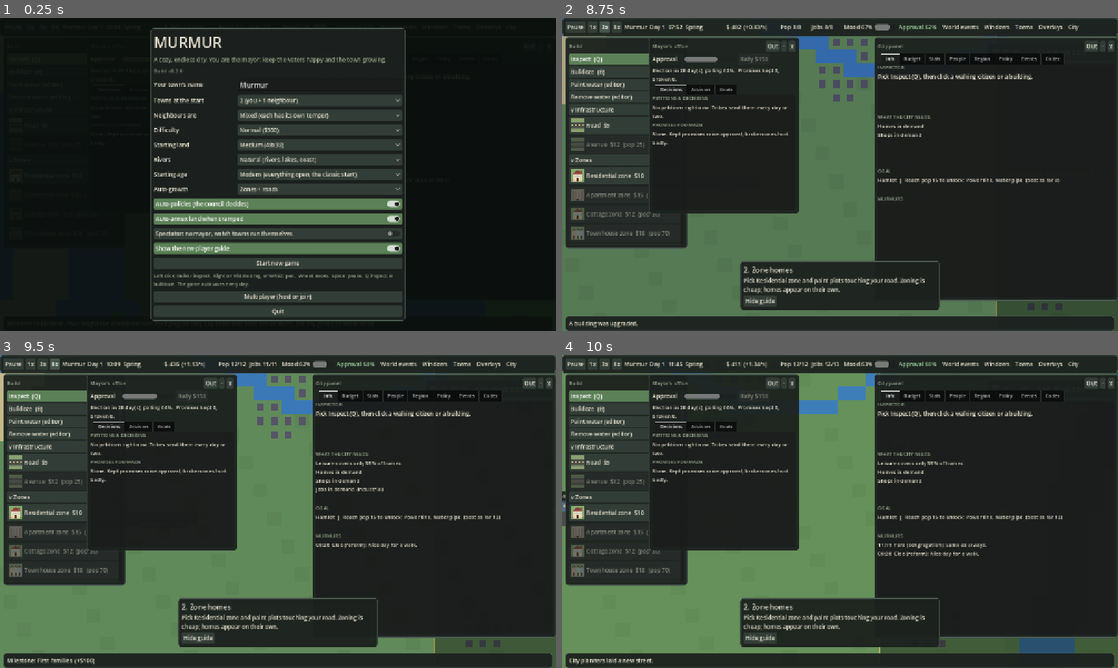
Above: before the commit, frames 1-4 (two rows, left to right).
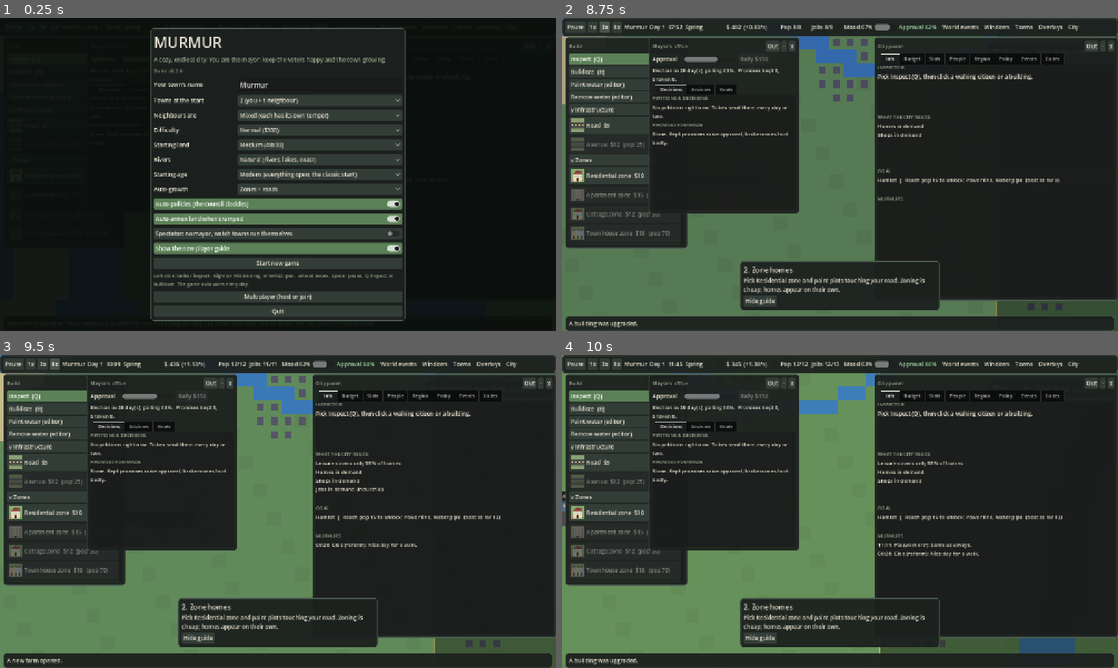
Above: after the commit, the same moments.

Repository: krugerhomeassistant/murmur
Game: Godot game, scene res://scenes/main.tscn
Two runs of this game, one before a commit and one after it. Both use one fixed random seed, a clock stepped at 60 frames per second and the inputs below.
Inputs (mouse positions are in pixels of both pictures, inside the frame that each line leads up to):
- Up to frame 1 (0.25 s): no input
- Up to frame 2 (8.75 s): click "Normal ($300)" at 0.5 s; click "Normal ($300)" at 1.25 s; click "Modern (everything open, the …" at 2 s; click "Modern (everything open, the …" at 2.75 s; click "Show the new-player guide" at 3.5 s; click "Show the new-player guide" at 4.25 s; click "Start new game" at 5 s; tap A at 5.75, 6.5 s; move the mouse to (962, 158) at 5.77 s; hold D 5.78-6.5 s; tap Enter at 5.85 s; click (962, 158) at 5.92 s; tap Space at 6.02, 6.32 s; drag from (728, 190) to (812, 237) at 6.52 s; click "1x" at 7.25 s; click "3x" at 8 s
- Up to frame 3 (9.5 s): click "8x" at 8.75 s
- Up to frame 4 (10 s): tap A at 9.5 s; move the mouse to (895, 442) at 9.52 s; hold D from 9.53 s (still down); tap R at 9.6 s

Frames 1-2 are identical in both runs. In frame 3, 0.2% of the frame differs, in the area x 1-17%, y 96-99%; in frame 4, 0.3%, in the area x 1-77%, y 2-99%.

Commit message:
Add planks and the sawmill: building sites finish faster with planks in stock

Diff:
--- a/client/scripts/catalog.gd
+++ b/client/scripts/catalog.gd
@@ -9,7 +9,7 @@
     PARK, PLAYGROUND, PLAZA, CINEMA, MUSEUM, STADIUM, THEME,
     BUS, TRAIN, WIND, SOLAR, COAL, WATER, LANDFILL, RECYCLE,
     MARKET, BANK, MALL, HOTEL, TOWNHALL, WIRE, PIPE, LIGHT, COURT, PRISON, COTTAGE, TOWNHOUSE, TENEMENT, CONDO, CHURCH, BAR, UNION_HALL, CHAMBER, BASE, BARRACKS, RADAR, MILL, WAREHOUSE, DEPOT, SEWAGE, SEWER, PORT, NAVYARD, FISHDOCK,
-    ORCHARD, RANCH, MINE, FOUNDRY, GREENHOUSE, FISHFARM, ARMOURY, LUMBER, TOOLWORKS,
+    ORCHARD, RANCH, MINE, FOUNDRY, GREENHOUSE, FISHFARM, ARMOURY, LUMBER, TOOLWORKS, SAWMILL,
 }
 
 const CATS := [
@@ -362,6 +362,10 @@
         "r": 0, "prov": {}, "jobs": 8, "poll": [2, 0.2], "chain": "tools", "shape": "chimney",
         "desc": "Makes tools from wood and metal (0.3 wood and 0.15 metal a second become 0.3 tools). Farms, mines and factories with tools in stock produce up to 15% more.",
         "tip": "Needs wood (a lumber camp) and metal (a foundry), or suppliers across the border."},
+    Id.SAWMILL: {"n": "Sawmill", "cat": "trade", "kind": "svc", "cost": 140, "up": 0.6, "unlock": 80, "col": Color("a07a4a"), "g": "Sa",
+        "r": 0, "prov": {}, "jobs": 6, "poll": [2, 0.1], "chain": "planks", "shape": "chimney",
+        "desc": "Saws wood into planks: 0.5 wood a second becomes 0.25 planks. Building sites with planks in stock finish up to 25% faster.",
+        "tip": "Needs wood: a lumber camp, or a supplier across the border."},
     Id.ARMOURY: {"n": "Armoury", "cat": "mil", "kind": "svc", "cost": 420, "up": 1.5, "unlock": 160, "col": Color("6b6a52"), "g": "Ar",
         "r": 0, "prov": {}, "jobs": 10, "poll": [3, 0.3], "chain": "arms", "shape": "fort",
         "desc": "Turns metal into arms (up to 0.25 metal a second becomes 0.5 arms). Every soldier, tank and plane costs arms to train: make them from your own metal, or buy them abroad at a premium that rises in wartime.",
--- a/client/scripts/city.gd
+++ b/client/scripts/city.gd
@@ -215,7 +215,8 @@
 var hh_tax := 0.0  # savings tax collected from the well-off this second
 var hardship := 0.0  # share of households that cannot make ends meet
 var home_w := {}  # runtime: home cell -> [wealth sum, residents]
-var stock := {"crops": 0.0, "food": 0.0, "goods": 0.0, "ore": 0.0, "metal": 0.0, "arms": 0.0, "wood": 0.0, "tools": 0.0}
+var stock := {"crops": 0.0, "food": 0.0, "goods": 0.0, "ore": 0.0, "metal": 0.0, "arms": 0.0, "wood": 0.0, "tools": 0.0, "planks": 0.0}
+var plank_mult := 1.0  # construction speed from planks in stock, set every second by _trade
 var wood_sig := 0
 var site_sig := -1
 var site_ok := false  # a free, road-side plot with forest around it exists (cached by scan_sig)
@@ -1831,7 +1832,7 @@
 			continue
 		if lvl[i] == 0:
 			if build[i] > 0.0:
-				build[i] += maxf(mod("build_mult"), 1.0) / BUILD_SECS * efficiency()
+				build[i] += maxf(mod("build_mult"), 1.0) / BUILD_SECS * efficiency() * plank_mult
 				if build[i] >= 1.0:
 					build[i] = 0.0
 					lvl[i] = 1
@@ -2305,6 +2306,10 @@
 			if pop < 40 or not _lumber_site() or foc("industry") < 0.4 or float(stock.get("wood", 0.0)) >= 30.0:
 				continue
 			lim = 1 + pop / 250
+		if ch == "planks":
+			if (bt.get(T.LUMBER, []) as Array).is_empty() or pop < 60 or foc("industry") < 0.4 or float(stock.get("planks", 0.0)) >= 30.0:
+				continue
+			lim = 1 + pop / 300
 		if ch == "tools":
 			if (bt.get(T.LUMBER, []) as Array).is_empty() or (bt.get(T.FOUNDRY, []) as Array).is_empty() or foc("industry") < 0.4 or float(stock.get("tools", 0.0)) >= 20.0:
 				continue
@@ -2324,7 +2329,7 @@
 			sc += 0.5 + thr
 		if ch == "foundry" and (float(stock.get("ore", 0.0)) > 4.0 or have == 0):
 			sc += 0.9
-		if ch == "wood" or ch == "tools":
+		if ch == "wood" or ch == "tools" or ch == "planks":
 			sc += 0.6
 		if ch == "store":
 			for sk in stock:
@@ -3216,7 +3221,7 @@
 	var mills := (bt.get(T.MILL, []) as Array).size()
 	var deps := (bt.get(T.DEPOT, []) as Array).size() + 2 * (bt.get(T.PORT, []) as Array).size()
 	cap = 60.0 + 250.0 * (bt.get(T.WAREHOUSE, []) as Array).size()
-	for k in ["ore", "metal", "arms", "wood", "tools"]:  # saves from before mining, arms, wood and tools
+	for k in ["ore", "metal", "arms", "wood", "tools", "planks"]:  # saves from before mining, arms, wood and tools
 		if not stock.has(k):
 			stock[k] = 0.0
 	var want := {}  # units this town wants from the market this second
@@ -3230,11 +3235,18 @@
 	var works := (bt.get(T.TOOLWORKS, []) as Array).size()
 	var tool_need := (farm_jobs + orch_jobs + mine_jobs + fac_jobs) * emp * 0.004
 	var wood_in := _wood_rate(emp)
-	var w_wood := maxf(0.0, works * 0.3 - float(stock["wood"]) - wood_in)
+	var saws := (bt.get(T.SAWMILL, []) as Array).size()
+	var sites := 0
+	for i in zones:
+		if lvl[i] == 0 and build[i] > 0.0:
+			sites += 1
+	var plank_need := sites * 0.02
+	var w_planks := maxf(0.0, plank_need - float(stock["planks"]))
+	var w_wood := maxf(0.0, works * 0.3 + saws * 0.5 - float(stock["wood"]) - wood_in)
 	var w_tools := maxf(0.0, tool_need - float(stock["tools"]))
 	var w_crops := maxf(0.0, mills * 3.0 - (float(stock["crops"]) + crops))
 	var w_ore := maxf(0.0, foundries * 2.0 - (float(stock["ore"]) + mined))
-	for pair in [["crops", w_crops], ["ore", w_ore], ["wood", w_wood], ["tools", w_tools]]:
+	for pair in [["crops", w_crops], ["ore", w_ore], ["wood", w_wood], ["tools", w_tools], ["planks", w_planks]]:
 		var k: String = pair[0]
 		var w: float = pair[1]
 		want[k] = w
@@ -3271,6 +3283,12 @@
 	stock["wood"] = maxf(float(stock["wood"]) + wood_in - made, 0.0)
 	stock["metal"] = float(stock["metal"]) - made * 0.5
 	stock["tools"] = float(stock["tools"]) + made
+	var sawn := minf(saws * 0.5 * emp, float(stock["wood"]))  # sawmills take the wood the toolworks left
+	stock["wood"] = float(stock["wood"]) - sawn
+	stock["planks"] = float(stock["planks"]) + sawn * 0.5
+	var plank_used := minf(float(stock["planks"]), plank_need)
+	stock["planks"] = float(stock["planks"]) - plank_used
+	plank_mult = 1.0 + 0.25 * (plank_used / plank_need if plank_need > 0.0 else 0.0)
 	var milled := minf(float(stock["crops"]) + crops, mills * 3.0)
 	var goods := (fac_jobs * emp * 0.06 + mused * 3.0) * mod("goods_mult") * tool_mult
 	var fish := (bt.get(T.FISHDOCK, []) as Array).size() * 6.0 * emp * 0.15 * river_health
@@ -3302,8 +3320,8 @@
 			offered[k] = sell
 		stock[k] = minf(float(stock[k]), cap)
 	mk.report(offered, want)
-	need_rate = {"crops": mills * 3.0, "food": fneed, "goods": gneed, "ore": foundries * 2.0, "metal": m_fac + m_arm + m_tool, "arms": arms_use, "wood": works * 0.3, "tools": tool_need}
-	prod_rate = {"crops": crops, "food": milled + fish + ranch_jobs * emp * 0.1 + fish_jobs * emp * 0.12 * river_health, "goods": goods, "ore": mined, "metal": smelt * 0.5, "arms": marms * 2.0, "wood": wood_in, "tools": made}
+	need_rate = {"crops": mills * 3.0, "food": fneed, "goods": gneed, "ore": foundries * 2.0, "metal": m_fac + m_arm + m_tool, "arms": arms_use, "wood": works * 0.3 + saws * 0.5, "tools": tool_need, "planks": plank_need}
+	prod_rate = {"crops": crops, "food": milled + fish + ranch_jobs * emp * 0.1 + fish_jobs * emp * 0.12 * river_health, "goods": goods, "ore": mined, "metal": smelt * 0.5, "arms": marms * 2.0, "wood": wood_in, "tools": made, "planks": sawn * 0.5}
 	for k in Market.GOODS:  # local scarcity: days of cover (stock plus a minute of production) against use, between export and import parity
 		var nr: float = maxf(float(need_rate[k]), 0.0)
 		var lf := 0.8
--- a/client/scripts/hud.gd
+++ b/client/scripts/hud.gd
@@ -1117,7 +1117,7 @@
 var mk_note: Label
 var mk_towns: GridContainer
 var mk_tape: Label
-const MK_NAMES := {"crops": "Crops", "food": "Food", "goods": "Goods", "ore": "Ore", "metal": "Metal", "arms": "Arms", "wood": "Wood", "tools": "Tools"}
+const MK_NAMES := {"crops": "Crops", "food": "Food", "goods": "Goods", "ore": "Ore", "metal": "Metal", "arms": "Arms", "wood": "Wood", "tools": "Tools", "planks": "Planks"}
 const MK_TF := [["10 s", 1], ["1 min", 6], ["5 min", 30]]  # label, candles merged
 const MK_SHOW := 60  # candles on the chart
 const MK_UP := Color("6fbf73")
--- a/client/scripts/market.gd
+++ b/client/scripts/market.gd
@@ -5,8 +5,8 @@
 ## An "outside world" (`WORLD` units/s per reporting town) both offers and wants every good, which keeps prices bounded.
 ## Pure data, no scene: tests and mirrors use it directly.
 
-const GOODS := ["crops", "food", "goods", "ore", "metal", "arms", "wood", "tools"]
-const BASE := {"crops": 0.6, "food": 1.5, "goods": 2.0, "ore": 0.8, "metal": 3.0, "arms": 4.0, "wood": 0.7, "tools": 3.5}
+const GOODS := ["crops", "food", "goods", "ore", "metal", "arms", "wood", "tools", "planks"]
+const BASE := {"crops": 0.6, "food": 1.5, "goods": 2.0, "ore": 0.8, "metal": 3.0, "arms": 4.0, "wood": 0.7, "tools": 3.5, "planks": 1.4}
 const LOW := 0.35  # price floor and ceiling as multiples of the base price
 const HIGH := 3.0
 const WORLD := 1.5  # outside-world offer and demand, units per second per reporting town
--- a/client/tests/tools.gd
+++ b/client/tests/tools.gd
@@ -77,5 +77,38 @@
 	if float(with.prod_rate["crops"]) <= plain * 1.1:
 		ok = false
 		print("FAIL tools bonus: %s vs %s" % [with.prod_rate["crops"], plain])
+	# sawmill: wood becomes planks, planks speed up building sites, no planks leaves the speed alone
+	var sm := _town()
+	sm.ground.fill(World.K.PLAIN)
+	_place(sm, Catalog.Id.SAWMILL)
+	sm.jobs = 100
+	sm.employed = 100
+	sm.coins = 0.0
+	sm.stock["wood"] = 50.0
+	sm.stock["planks"] = 0.0
+	sm._trade(1.0)
+	if float(sm.stock["planks"]) <= 0.0 or float(sm.stock["wood"]) >= 50.0:
+		ok = false
+		print("FAIL sawmill: planks %s wood %s" % [sm.stock["planks"], sm.stock["wood"]])
+	var site := -1
+	for i in sm.zones:
+		site = i
+		break
+	if site >= 0:
+		sm.lvl[site] = 0
+		sm.build[site] = 0.1
+		sm.stock["planks"] = 50.0
+		sm._trade(1.0)
+		if sm.plank_mult <= 1.0:
+			ok = false
+			print("FAIL planks should speed up a building site: %s" % sm.plank_mult)
+		sm.stock["planks"] = 0.0
+		sm.stock["wood"] = 0.0
+		sm._trade(1.0)
+		if sm.plank_mult != 1.0:
+			ok = false
+			print("FAIL no planks, no bonus: %s" % sm.plank_mult)
+	else:
+		print("NOTE no zone in the start town: site check skipped")
 	print("TOOLS_OK" if ok else "TOOLS_FAIL")
 	quit()
Not shown, changed: CHANGELOG.md
Not shown, changed: docs/PLAN.md
Not shown, changed: docs/wiki/buildings.md
Not shown, changed: docs/wiki/constants.md
Not shown, changed: docs/wiki/market.md
